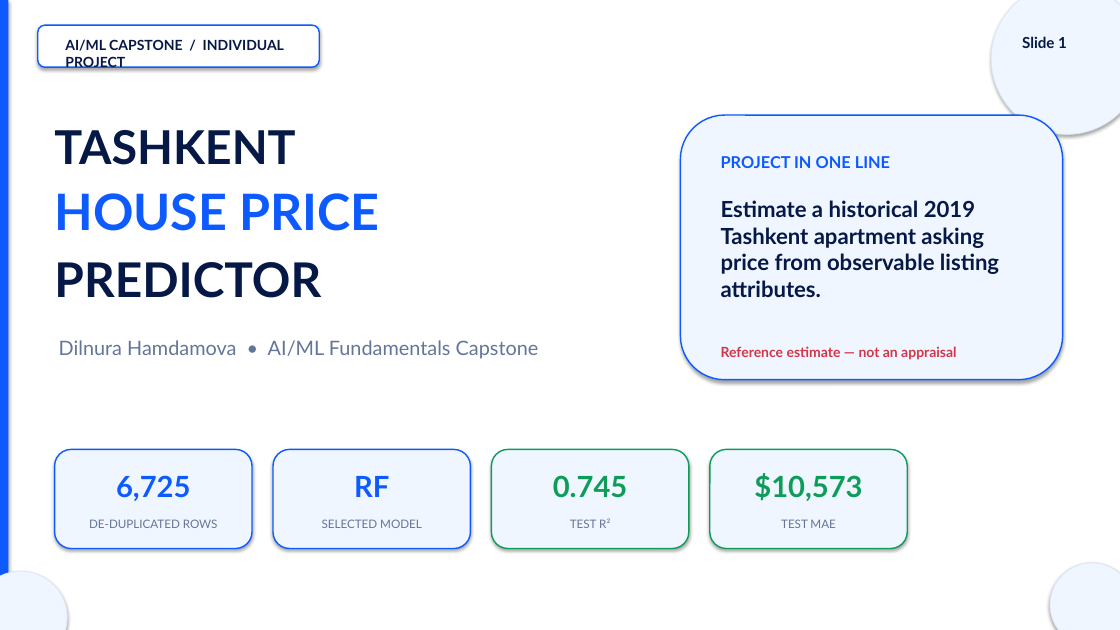
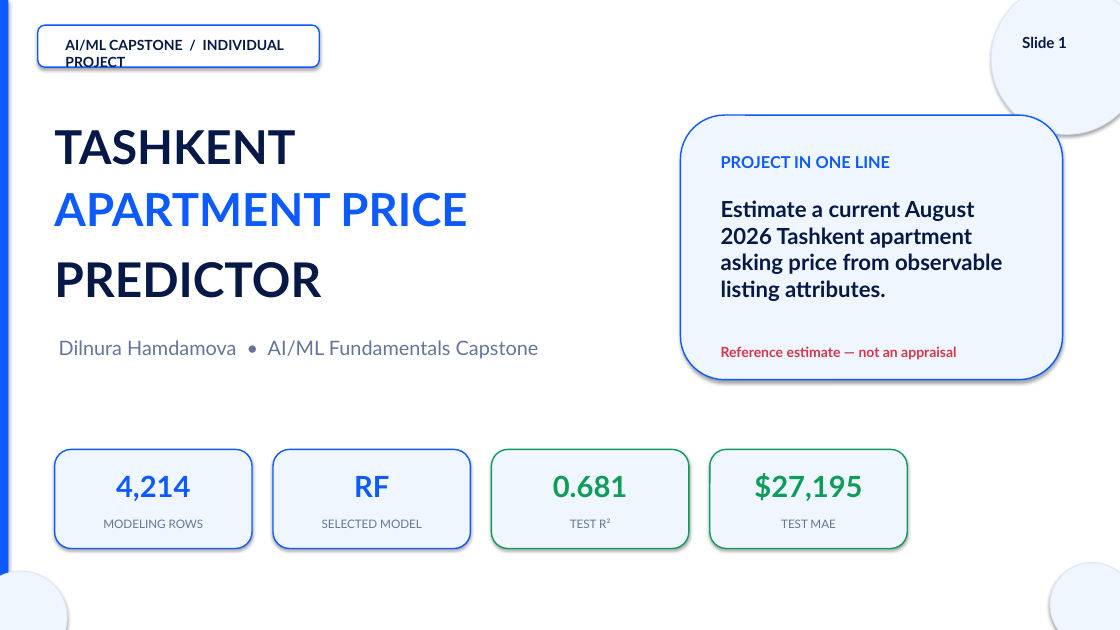
Before and after one commit to DilnuraHamdamova/tashkent-house-price-predictor, a slide deck: slide 1 of presentation/Tashkent_House_Price_Defense.pptx. Drawn at 1120x630 pixels with LibreOffice and Linux fonts; fonts in the diff are those of the drawing. Boxes give left, top, right and bottom in pixels: in the first picture for what was removed or moved away, otherwise in the second. Text is boxed around its words. In the diff, an @@ line names an element or a change of style, - is before the commit and + after.

Commit message:
Rebuild predictor with current 2026 apartment data

```diff
--- a/presentation/Tashkent_House_Price_Defense.pptx
+++ b/presentation/Tashkent_House_Price_Defense.pptx
@@ text at box(54, 192, 467, 227): text changed; size 43 to 39 pt @@
-HOUSE PRICE
+APARTMENT PRICE
@@ text at box(721, 200, 1003, 301): text changed @@
-Estimate a historical 2019 Tashkent apartment asking price from observable listing attributes.
+Estimate a current August 2026 Tashkent apartment asking price from observable listing attributes.
@@ text at box(116, 475, 190, 501): text changed @@
-6,725
+4,214
@@ text at box(553, 475, 627, 498): text changed @@
-0.745
+0.681
@@ text at box(754, 473, 862, 501): text changed @@
-$10,573
+$27,195
@@ text at box(103, 519, 204, 528): text changed @@
-DE-DUPLICATED ROWS
+MODELING ROWS
```
Also in this commit, not shown: 9 other slides changed, 40 other files.
